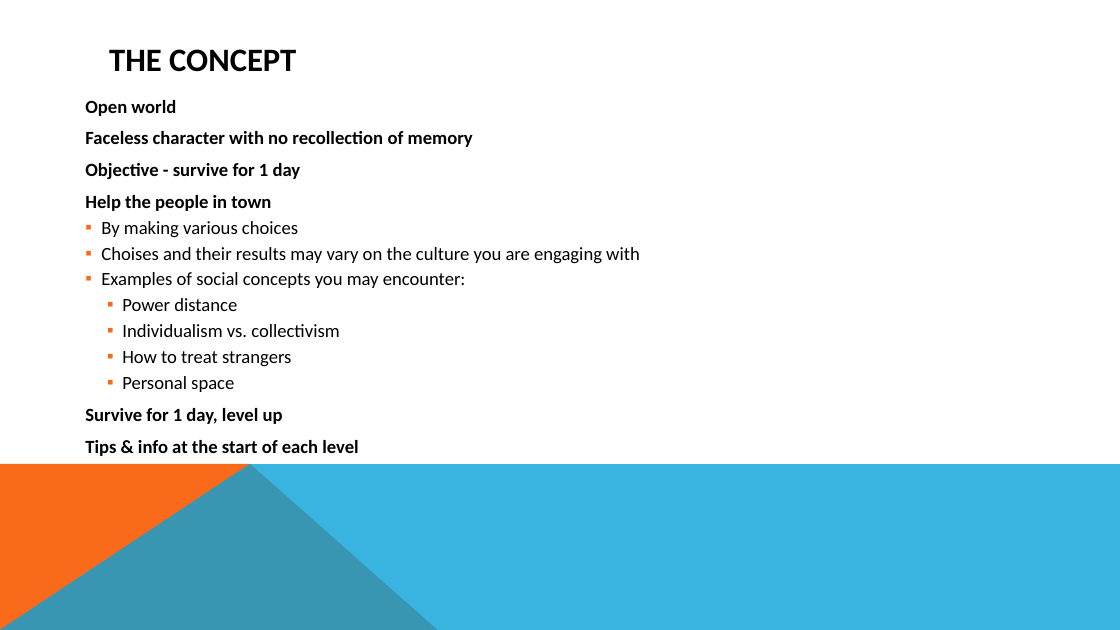
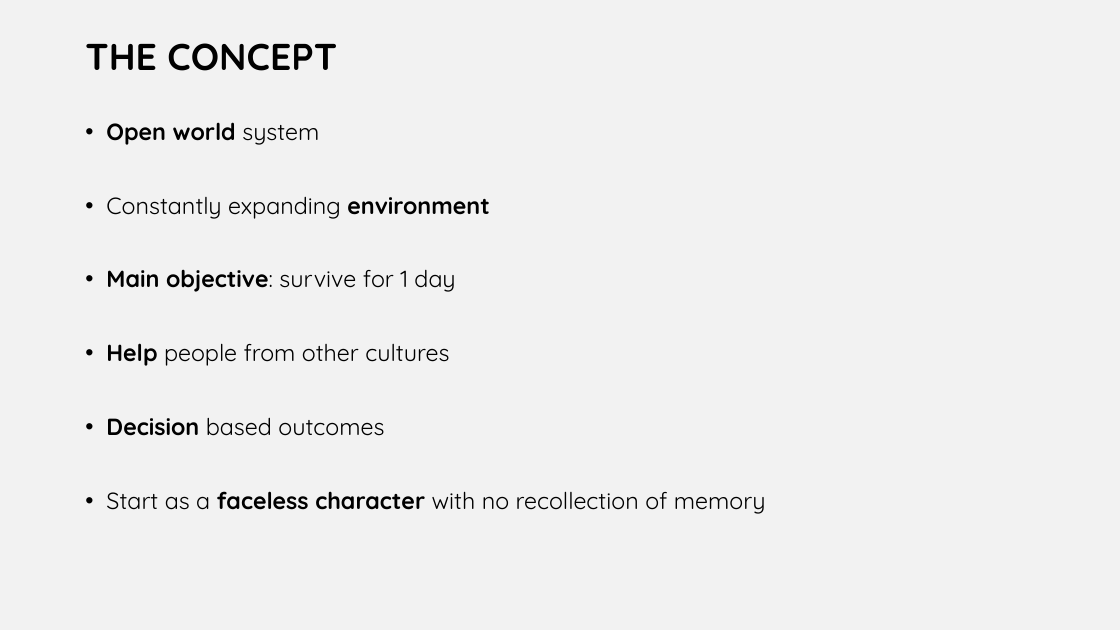
Before and after one commit to legendely/project_group_theme1.1-2015-16-, a slide deck: slide 4 of game-concept.pptx. Drawn at 1120x630 pixels with LibreOffice and Linux fonts; fonts in the diff are those of the drawing. Boxes give left, top, right and bottom in pixels: in the first picture for what was removed or moved away, otherwise in the second. Text is boxed around its words. In the diff, an @@ line names an element or a change of style, - is before the commit and + after.

```diff
--- a/game-concept.pptx
+++ b/game-concept.pptx
@@ background #FFFFFF to #F2F2F2 @@
@@ title "THE CONCEPT": place and size @@
-title "THE CONCEPT" at box(109, 49, 296, 72)
+title "THE CONCEPT" at box(85, 43, 337, 71)
@@ title "THE CONCEPT" at box(85, 43, 337, 71): size 28 to 32 pt, font Calibri to Quicksand; line spacing 1 to 0.9; vertical alignment middle to top @@
@@ text at box(106, 122, 766, 514): text changed; size 16 to 20 pt; font Calibri to Quicksand @@
-Open world
-Faceless character with no recollection of memory
-Objective - survive for 1 day
-Help the people in town
-  ▪ By making various choices
-  ▪ Choises and their results may vary on the culture you are engaging with
-  ▪ Examples of social concepts you may encounter:
-    ▪ Power distance
-    ▪ Individualism vs. collectivism
-    ▪ How to treat strangers
-    ▪ Personal space
-Survive for 1 day, level up
-Tips & info at the start of each level
+• Open world system
+• Constantly expanding environment
+• Main objective: survive for 1 day
+• Help people from other cultures
+• Decision based outcomes
+• Start as a faceless character with no recollection of memory
@@ freeform shape removed at box(0, 464, 438, 630) @@
@@ freeform shape removed at box(0, 464, 1120, 630) @@
```
Also in this commit, not shown: 4 other slides changed, 6 slides added, 3 slides removed, 2 other files.
